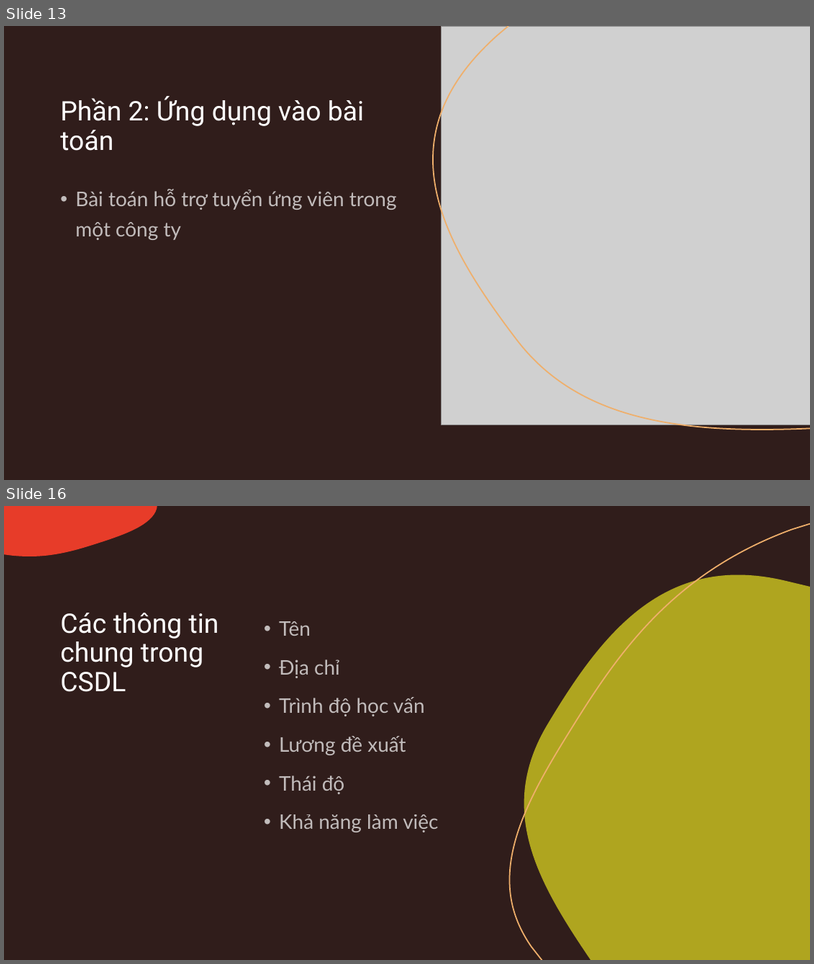
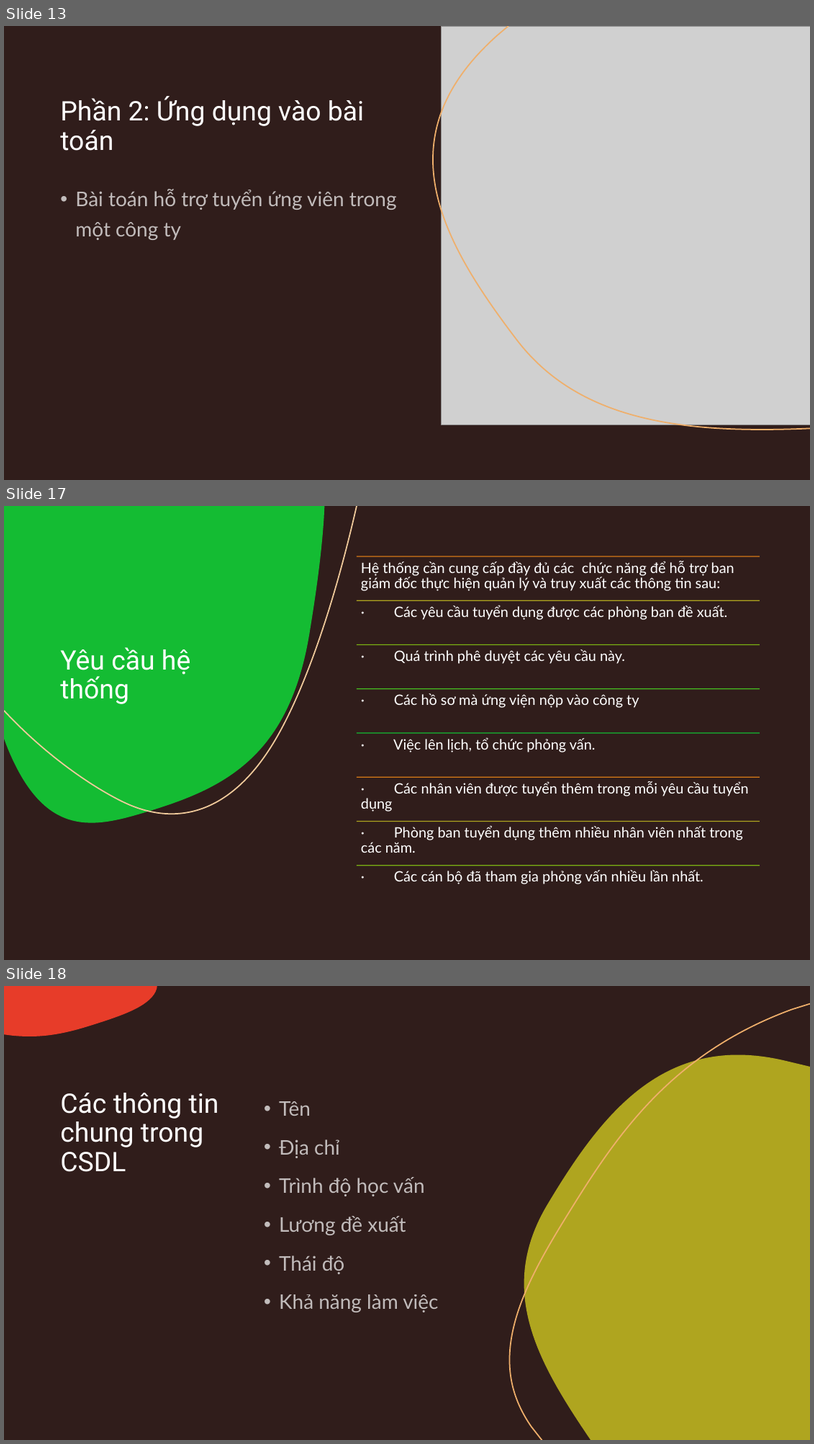
Before and after one commit to Tranphuong99/HTGQD, a slide deck: Báo cáo môn học.pptx. Shown one above the other, each under a label of ours: slides 13 and 16 before the commit, slides 13, 17 and 18 after it; the slides between them are not shown. The pictures are 814x964 and 814x1444 pixels, drawn with LibreOffice and Linux fonts; fonts in the diff are those of the drawing; grey boxes stand for pictures. Boxes give left, top, right and bottom in pixels: in the first picture for what was removed or moved away, otherwise in the second. Text is boxed around its words. In the diff, an @@ line names an element or a change of style, - is before the commit and + after.

Commit message:
v1.1

```diff
--- a/Báo cáo môn học.pptx
+++ b/Báo cáo môn học.pptx
@@ slide 17 added at <box>4,506,810,960</box>, background #301D1B; not listed: 3 template elements that a slide beside it also shows @@
@@ rectangle added at <box>4,506,810,960</box>, fill #301D1B @@
@@ freeform shape added at <box>4,506,324,823</box>, fill #14BC33 @@
@@ freeform shape added at <box>4,506,357,814</box>, outline #F1CB9C 1.5 pt @@
@@ title added at <box>60,647,190,704</box>, 32 pt, text #FFFFFF @@
+Yêu cầu hệ thống
@@ group added at <box>357,556,760,884</box>: 8 lines, 8 texts @@
+Hệ thống cần cung cấp đầy đủ các chức năng để hỗ trợ ban giám đốc thực hiện quản lý và truy xuất các thông tin sau:
+· Các yêu cầu tuyển dụng được các phòng ban đề xuất.
+· Quá trình phê duyệt các yêu cầu này.
+· Các hồ sơ mà ứng viện nộp vào công ty
+· Việc lên lịch, tổ chức phỏng vấn.
+· Các nhân viên được tuyển thêm trong mỗi yêu cầu tuyển dụng
+· Phòng ban tuyển dụng thêm nhiều nhân viên nhất trong các năm.
+· Các cán bộ đã tham gia phỏng vấn nhiều lần nhất.
@@ what was slide 16 is now slide 18 @@
```
Also in this commit, not shown: 1 slide changed, 6 other slides added, 1 slide removed.
